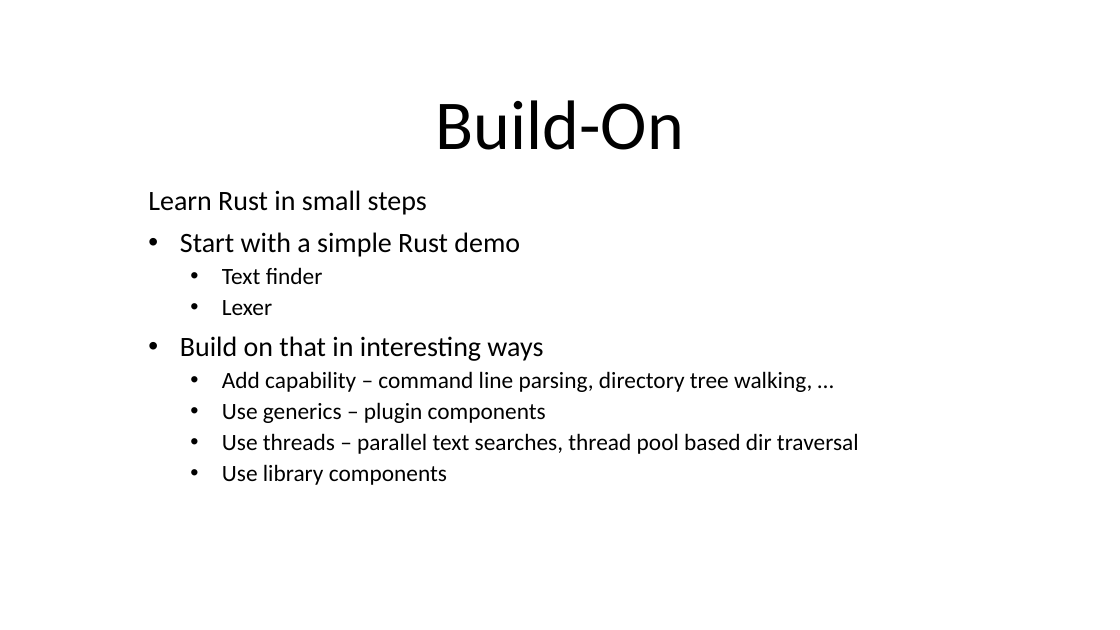
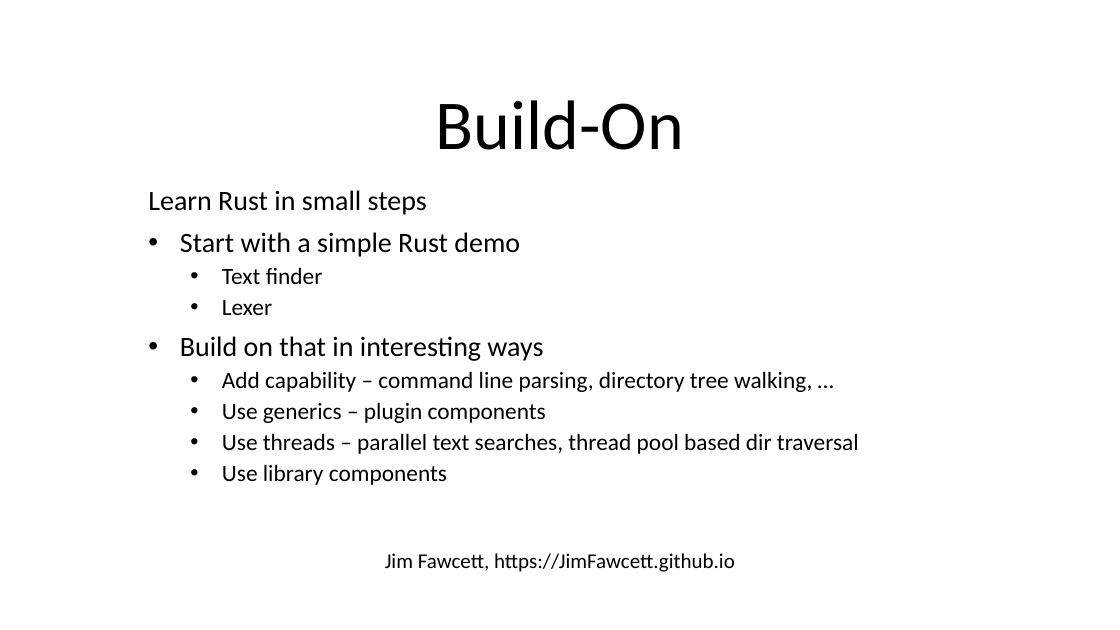
Before and after one commit to JimFawcett/BuildOn, a slide deck: slide 1 of Build-On.pptx. Drawn at 1120x630 pixels with LibreOffice and Linux fonts; fonts in the diff are those of the drawing. Boxes give left, top, right and bottom in pixels: in the first picture for what was removed or moved away, otherwise in the second. Text is boxed around its words. In the diff, an @@ line names an element or a change of style, - is before the commit and + after.

```diff
--- a/Build-On.pptx
+++ b/Build-On.pptx
@@ rectangle added at (x1=140, y1=538, x2=981, y2=583), fill #FFFFFF, outline #FFFFFF 1 pt, 18 pt, text #000000 @@
+Jim Fawcett, https://JimFawcett.github.io
```
Also in this commit, not shown: 1 slide added, 1 other file.
